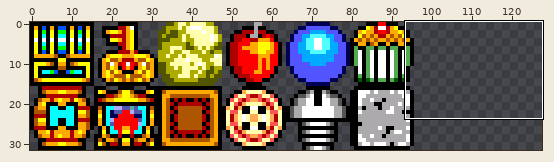
Edited in one commit: sprite sheet (CastleOfIllusion/images/Blocks2.png). Above: a wide view before the commit, with the close-up outlined.
Close-up. The starting point:
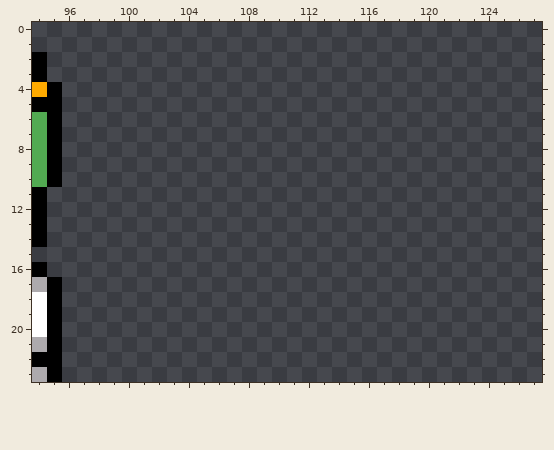
The file is 128x32 pixels. Shown: x 94..127, y 0..23.
The result:
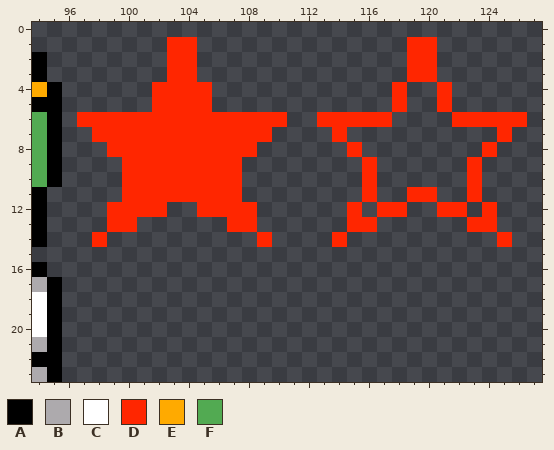
Palette (. is transparent): A #000000  B #adaaad  C #ffffff  D #ff2600  E #ffaa00  F #52aa52
Changes in this commit:
Colour D is added in rows 1 to 3 at x 103 to 104 and 119 to 120; in rows 4 to 5 at x 102 to 105, 118 and 121; in row 6 at x 97 to 110, 113 to 117 and 122 to 126; in row 7 at x 98 to 109, 114 and 125; in row 8 at x 99 to 108, 115 and 124; in rows 9 to 10 at x 100 to 107, 116 and 123.
Colour D is added in row 11 at x 100 to 107, 116, 119 to 120 and 123; in row 12 at x 99 to 102, 105 to 108, 115, 117 to 118, 121 to 122 and 124; in row 13 at x 99 to 100, 107 to 108, 115 to 116 and 123 to 124; in row 14 at x 98, 109, 114 and 125.
Pixel boxes of the changes (left, top, right, bottom) in both close-ups:
added: (77, 37, 527, 247)
